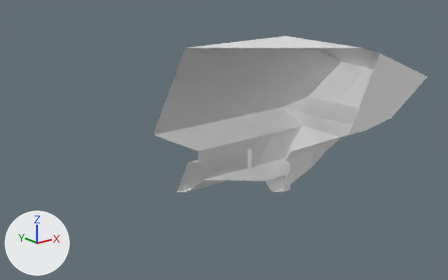
The Blender file Character Creator for Video Games Design take1.blend as it was, and as the next commit left it.
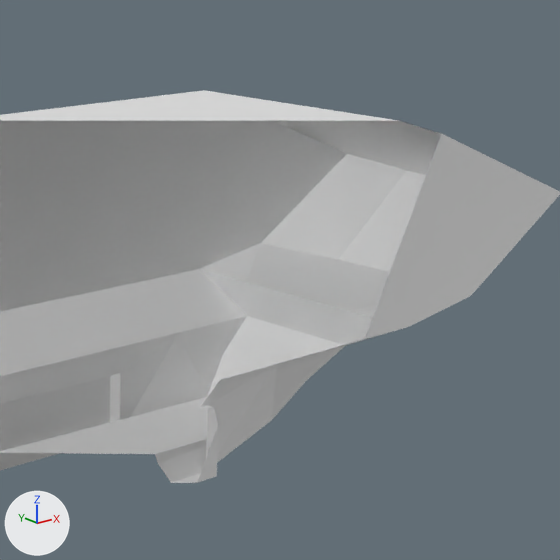
Each version is shown whole from a 50 mm lens placed at (-8.81, -12.29, 5.92), pointed at (1.39, 0.46, 0.82), then close up on the part from 46% to 95% of the width and 0% to 80% of the height. The lights are fixed; the arrows at lower left show +X, +Y and +Z. Everything nearer to the camera than a plane just in front of the edit is cut away.

Before the edit, the objects in view are built like this:
```python
me_cube_004 = bpy.data.meshes.new('Cube.004')
me_cube_004.from_pydata(...)  # 48 vertices, 41 faces; spans x -4.7..10.5, y 0.0..3.1, z -1.0..6.0
ob_apc_body = bpy.data.objects.new('APC Body', me_cube_004)
ob_apc_body.location = (0.0, 0.0, 0.0)
ob_apc_body.scale = (0.771, 0.536, 0.536)
_m = ob_apc_body.modifiers.new('Mirror', 'MIRROR')
_m.use_axis = (False, True, False)
_m.use_clip = True
```
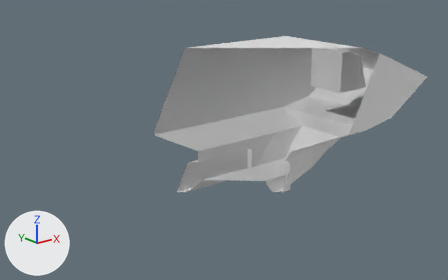
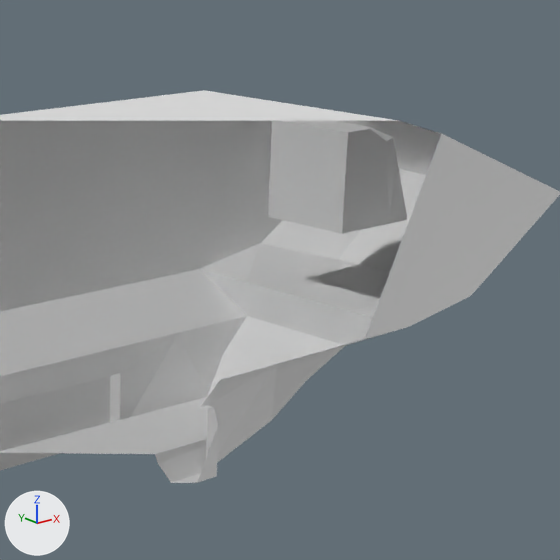
Commit message: added lookiy thing

The change, as JSON lines over the scene's bpy script:
```json
{"op": "add", "block": "me_cube_005", "code": ["me_cube_005 = bpy.data.meshes.new('Cube.005')", "me_cube_005.from_pydata(...)  # 32 vertices, 26 faces; spans x -1.0..1.0, y 0.0..1.0, z -1.0..1.0"]}
{"op": "add", "block": "ob_lookiy_thing", "code": ["ob_lookiy_thing = bpy.data.objects.new('lookiy thing', me_cube_005)", "ob_lookiy_thing.location = (5.43, -0.03, 2.42)", "ob_lookiy_thing.scale = (0.587, 0.587, 0.587)", "_m = ob_lookiy_thing.modifiers.new('Mirror', 'MIRROR')", "_m.use_axis = (False, True, False)", "_m.use_clip = True"]}
```

What differs and where, as boxes (x1, y1, x2, y2) in the close-ups (560 x 560 px):
```json
{"object": "lookiy thing", "change": "added", "after": [268, 121, 408, 234]}
```
